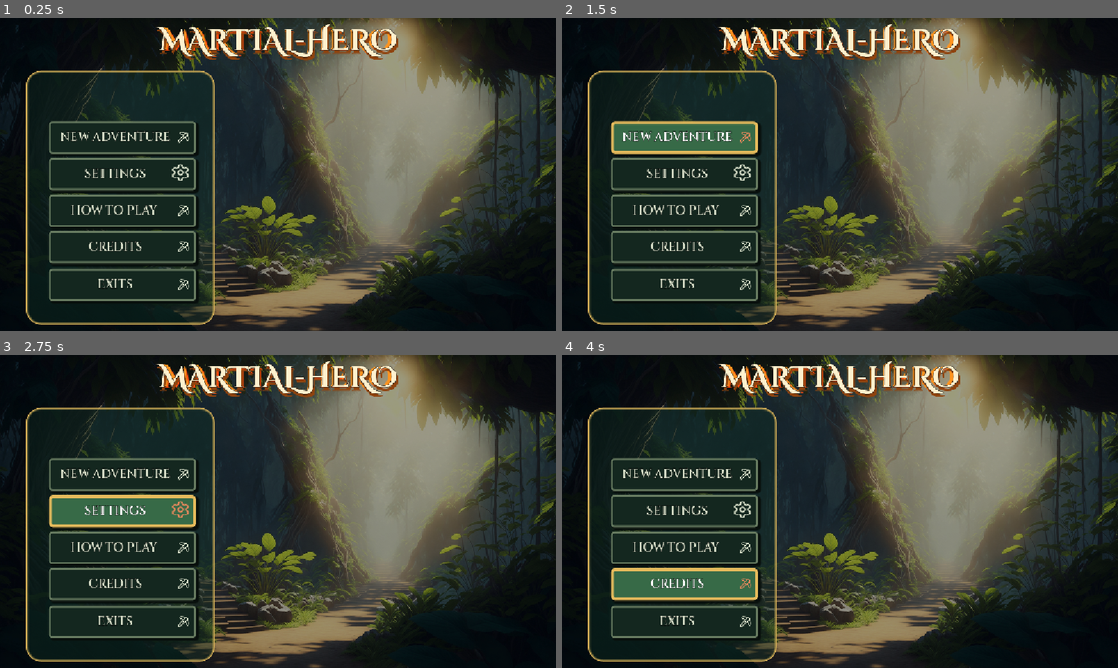
Above: before the commit, frames 1-4 (two rows, left to right).
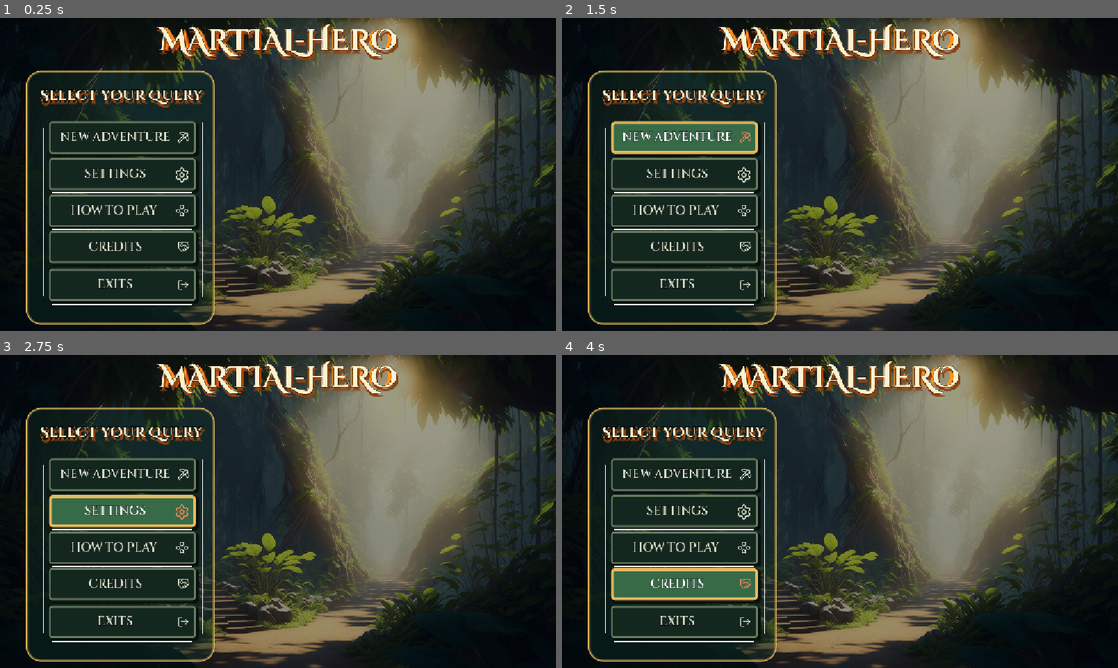
Above: after the commit, the same moments.

Repository: ALI-Yah1a/Martial-Hero
Game: Godot game, scene res://scenes/main_menu.tscn
Two runs of this game, one before a commit and one after it. Both use one fixed random seed, a clock stepped at 60 frames per second and the inputs below.
Inputs:
- Up to frame 1 (0.25 s): no input
- Up to frame 2 (1.5 s): click "NEW ADVENTURE" at 0.5 s; click "NEW ADVENTURE" at 1.25 s
- Up to frame 3 (2.75 s): click "SETTINGS" at 2 s
- Up to frame 4 (4 s): click "HOW TO PLAY" at 2.75 s; click "CREDITS" at 3.5 s

The runs differ from the first frame. In frame 1, 1.6% of the frame differs, in the area x 7-37%, y 22-92%; in frame 2, 1.6%; in frame 3, 1.6%; in frame 4, 1.6%.

Commit message:
finishing the main menu panel and starting in the animation player for the whole main menu.

Diff:
--- a/scenes/main_menu.tscn
+++ b/scenes/main_menu.tscn
@@ -10,6 +10,15 @@
 [ext_resource type="Texture2D" uid="uid://dvvg6xeeptitq" path="res://Assets/UI/icon/settings (2).png" id="8_5dd4i"]
 [ext_resource type="Texture2D" uid="uid://g7jq3eilwikg" path="res://Assets/UI/icon/settings.png" id="9_lgwnu"]
 [ext_resource type="Texture2D" uid="uid://d1yhib3vuthqv" path="res://Assets/UI/icon/settings (1).png" id="10_flqon"]
+[ext_resource type="Texture2D" uid="uid://dt80be8r6r7l" path="res://Assets/UI/icon/gamepad-directional.png" id="11_hstxw"]
+[ext_resource type="Texture2D" uid="uid://ctocp0e2108e0" path="res://Assets/UI/icon/gamepad-directional (3).png" id="12_8egab"]
+[ext_resource type="Texture2D" uid="uid://ddkr3bk03xw4u" path="res://Assets/UI/icon/gamepad-directional (1).png" id="13_gw5y6"]
+[ext_resource type="Texture2D" uid="uid://cee8ukwr2yf2m" path="res://Assets/UI/icon/handshake (2).png" id="14_svtp6"]
+[ext_resource type="Texture2D" uid="uid://binavtna8cw4t" path="res://Assets/UI/icon/handshake.png" id="15_1dfpl"]
+[ext_resource type="Texture2D" uid="uid://dos0cfky7m66v" path="res://Assets/UI/icon/handshake (1).png" id="16_qywvv"]
+[ext_resource type="Texture2D" uid="uid://dc3vwv1lyire3" path="res://Assets/UI/icon/log-out.png" id="17_3wgol"]
+[ext_resource type="Texture2D" uid="uid://c57834ehb18qk" path="res://Assets/UI/icon/log-out (2).png" id="18_1acrt"]
+[ext_resource type="Texture2D" uid="uid://dfqtmo85cbjhl" path="res://Assets/UI/icon/log-out (1).png" id="19_vr8o3"]
 
 [sub_resource type="ShaderMaterial" id="ShaderMaterial_oa1go"]
 
@@ -91,15 +100,6 @@
 shadow_size = 3
 shadow_offset = Vector2(5, 4)
 
-[sub_resource type="AtlasTexture" id="AtlasTexture_5dd4i"]
-atlas = ExtResource("5_rtw2f")
-
-[sub_resource type="AtlasTexture" id="AtlasTexture_jk1qb"]
-atlas = ExtResource("6_tbmy8")
-
-[sub_resource type="AtlasTexture" id="AtlasTexture_lgwnu"]
-atlas = ExtResource("6_oa1go")
-
 [node name="Main menu" type="Control" unique_id=2111193829]
 layout_mode = 3
 anchors_preset = 15
@@ -182,6 +182,31 @@
 offset_right = 445.0
 offset_bottom = 635.0
 theme_override_styles/panel = SubResource("StyleBoxFlat_al4r6")
+
+[node name="game title2" type="Label" parent="Main menu panel" unique_id=289587736]
+z_index = 2
+texture_filter = 1
+material = SubResource("ShaderMaterial_5kuey")
+layout_mode = 1
+anchors_preset = 10
+anchor_right = 1.0
+offset_left = 29.0
+offset_top = 18.0
+offset_right = -25.0
+offset_bottom = 87.0
+grow_horizontal = 2
+theme_override_colors/font_color = Color(1, 0.94509804, 0.80784315, 1)
+theme_override_colors/font_shadow_color = Color(0.56081814, 0.26254973, 0.055803105, 1)
+theme_override_colors/font_outline_color = Color(0, 0, 0, 1)
+theme_override_constants/shadow_offset_x = 3
+theme_override_constants/shadow_offset_y = 7
+theme_override_constants/outline_size = 4
+theme_override_constants/shadow_outline_size = 4
+theme_override_fonts/font = ExtResource("3_bqqt6")
+theme_override_font_sizes/font_size = 30
+text = "Select your query"
+horizontal_alignment = 1
+vertical_alignment = 1
 
 [node name="NewAdvButton" type="Button" parent="." unique_id=183725262]
 texture_filter = 1
@@ -245,10 +270,10 @@
 layout_mode = 1
 anchors_preset = -1
 anchor_right = 0.066
-offset_left = 253.0
-offset_top = 10.0
-offset_right = 272.87
-offset_bottom = 50.0
+offset_left = 260.0
+offset_top = 18.0
+offset_right = 271.87
+offset_bottom = 52.0
 texture_normal = ExtResource("8_5dd4i")
 texture_pressed = ExtResource("9_lgwnu")
 texture_hover = ExtResource("10_flqon")
@@ -280,13 +305,13 @@
 [node name="TextureButton" type="TextureButton" parent="HowToPlayButton" unique_id=800974154]
 texture_filter = 1
 layout_mode = 0
-offset_left = 266.0
+offset_left = 263.0
 offset_top = 16.0
-offset_right = 291.0
+offset_right = 289.0
 offset_bottom = 50.0
-texture_normal = SubResource("AtlasTexture_5dd4i")
-texture_pressed = SubResource("AtlasTexture_jk1qb")
-texture_hover = SubResource("AtlasTexture_lgwnu")
+texture_normal = ExtResource("11_hstxw")
+texture_pressed = ExtResource("12_8egab")
+texture_hover = ExtResource("13_gw5y6")
 stretch_mode = 5
 
 [node name="CreditsButton" type="Button" parent="." unique_id=1296790989]
@@ -319,9 +344,9 @@
 offset_top = 16.0
 offset_right = 291.0
 offset_bottom = 50.0
-texture_normal = SubResource("AtlasTexture_5dd4i")
-texture_pressed = SubResource("AtlasTexture_jk1qb")
-texture_hover = SubResource("AtlasTexture_lgwnu")
+texture_normal = ExtResource("14_svtp6")
+texture_pressed = ExtResource("15_1dfpl")
+texture_hover = ExtResource("16_qywvv")
 stretch_mode = 5
 
 [node name="ExitButton" type="Button" parent="." unique_id=933221275]
@@ -354,7 +379,63 @@
 offset_top = 16.0
 offset_right = 291.0
 offset_bottom = 50.0
-texture_normal = SubResource("AtlasTexture_5dd4i")
-texture_pressed = SubResource("AtlasTexture_jk1qb")
-texture_hover = SubResource("AtlasTexture_lgwnu")
+texture_normal = ExtResource("17_3wgol")
+texture_pressed = ExtResource("18_1acrt")
+texture_hover = ExtResource("19_vr8o3")
 stretch_mode = 5
+
+[node name="colorrects" type="Node" parent="." unique_id=156674540]
+
+[node name="ColorRect" type="ColorRect" parent="colorrects" unique_id=1670483168]
+offset_left = 90.0
+offset_top = 228.0
+offset_right = 91.0
+offset_bottom = 576.0
+
+[node name="ColorRect2" type="ColorRect" parent="colorrects" unique_id=1553730563]
+offset_left = 419.0
+offset_top = 215.0
+offset_right = 420.0
+offset_bottom = 577.0
+
+[node name="ColorRect3" type="ColorRect" parent="colorrects" unique_id=972003059]
+offset_left = 107.0
+offset_top = 202.0
+offset_right = 398.0
+offset_bottom = 203.0
+
+[node name="ColorRect4" type="ColorRect" parent="colorrects" unique_id=2013328556]
+offset_left = 107.0
+offset_top = 285.0
+offset_right = 398.0
+offset_bottom = 286.0
+
+[node name="ColorRect5" type="ColorRect" parent="colorrects" unique_id=773068231]
+offset_left = 107.0
+offset_top = 361.0
+offset_right = 398.0
+offset_bottom = 362.0
+
+[node name="ColorRect6" type="ColorRect" parent="colorrects" unique_id=907259131]
+offset_left = 107.0
+offset_top = 361.0
+offset_right = 398.0
+offset_bottom = 362.0
+
+[node name="ColorRect7" type="ColorRect" parent="colorrects" unique_id=852328216]
+offset_left = 107.0
+offset_top = 437.0
+offset_right = 398.0
+offset_bottom = 438.0
+
+[node name="ColorRect8" type="ColorRect" parent="colorrects" unique_id=338792388]
+offset_left = 107.0
+offset_top = 513.0
+offset_right = 398.0
+offset_bottom = 514.0
+
+[node name="ColorRect9" type="ColorRect" parent="colorrects" unique_id=1009267465]
+offset_left = 107.0
+offset_top = 593.0
+offset_right = 398.0
+offset_bottom = 594.0
Binary file added: Assets/UI/icon/gamepad-directional (1).png
Not shown, added: Assets/UI/icon/gamepad-directional (1).png.import
Binary file added: Assets/UI/icon/gamepad-directional (3).png
Not shown, added: Assets/UI/icon/gamepad-directional (3).png.import
Binary file added: Assets/UI/icon/gamepad-directional.png
Not shown, added: Assets/UI/icon/gamepad-directional.png.import
Binary file added: Assets/UI/icon/handshake (1).png
Not shown, added: Assets/UI/icon/handshake (1).png.import
Binary file added: Assets/UI/icon/handshake (2).png
Not shown, added: Assets/UI/icon/handshake (2).png.import
Binary file added: Assets/UI/icon/handshake.png
Not shown, added: Assets/UI/icon/handshake.png.import
(and 6 more such lines)
